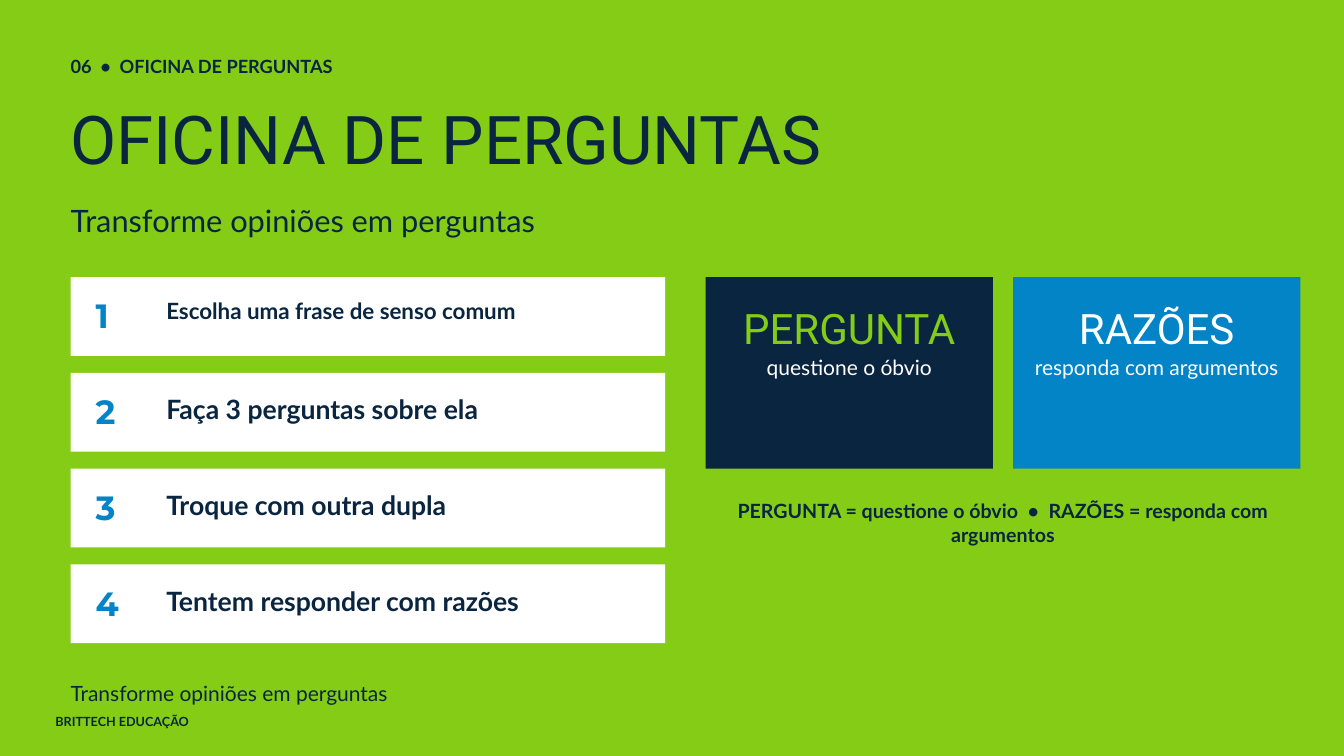
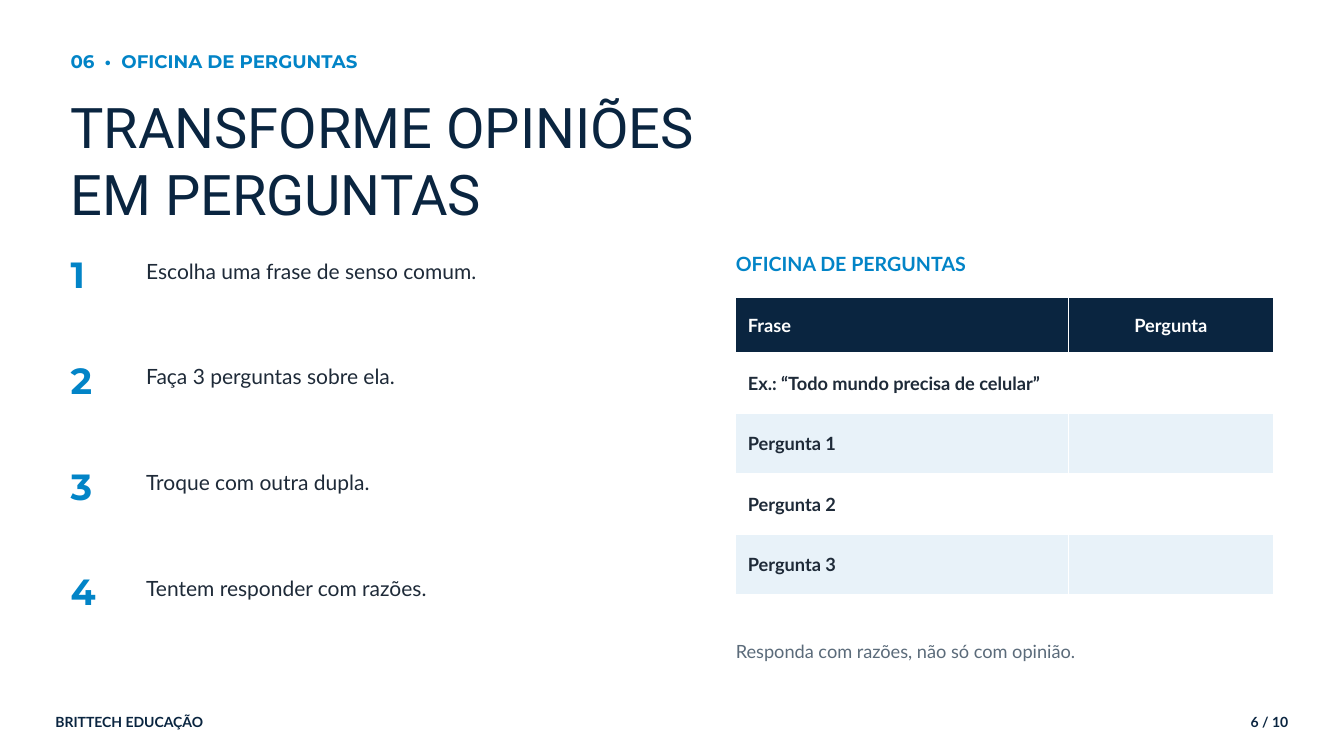
Before and after one commit to thiagollipe-web/brittech-educacao-aulas, a slide deck: slide 6 of ensino-medio/filosofia-1serie-o-que-e-filosofia.pptx. Drawn at 1344x756 pixels with LibreOffice and Linux fonts; fonts in the diff are those of the drawing. Boxes give left, top, right and bottom in pixels: in the first picture for what was removed or moved away, otherwise in the second. Text is boxed around its words. In the diff, an @@ line names an element or a change of style, - is before the commit and + after.

```diff
--- a/ensino-medio/filosofia-1serie-o-que-e-filosofia.pptx
+++ b/ensino-medio/filosofia-1serie-o-que-e-filosofia.pptx
@@ rectangle removed at [0,0,1344,756] @@
@@ text "06 • OFICINA DE PERGUNTAS" at [71,55,358,69]: font Lato to Montserrat, text colour #0A2540 to #0284C7 @@
@@ text at [71,98,693,216]: text changed; size 22 to 40 pt; font Lato to Roboto @@
-Transforme opiniões em perguntas
+TRANSFORME OPINIÕES
+EM PERGUNTAS
@@ text "1": place and size @@
-text "1" at [96,304,109,328]
+text "1" at [71,262,85,288]
@@ text at [146,263,476,279]: text changed; size 16 to 15 pt; text colour #0A2540 to #1E2A38; bold off @@
-Escolha uma frase de senso comum
+Escolha uma frase de senso comum.
@@ text "OFICINA DE PERGUNTAS": place and size @@
-text "OFICINA DE PERGUNTAS" at [71,115,821,165]
+text "OFICINA DE PERGUNTAS" at [736,256,966,271]
@@ text "OFICINA DE PERGUNTAS" at [736,256,966,271]: size 48 to 14 pt, font Roboto to Lato, text colour #0A2540 to #0284C7, bold on; line spacing 1.02 to 1; more space between paragraphs @@
@@ rectangle removed at [71,277,665,356] @@
@@ rectangle removed at [706,277,993,469] @@
@@ table added at [736,297,1273,595], 5 rows, 2 columns @@
+Frase | Pergunta
+Ex.: “Todo mundo precisa de celular” | 
+Pergunta 1 | 
+Pergunta 2 | 
+Pergunta 3 | 
@@ rectangle removed at [1013,277,1301,469] @@
@@ text removed at [743,314,955,379] @@
-PERGUNTA
-questione o óbvio
@@ text removed at [1035,306,1278,379] @@
-RAZÕES
-responda com argumentos
@@ size 24 to 26 pt in 4 elements at [71,262,85,288], [71,579,96,605], [71,474,93,501], [71,368,92,394] @@
@@ text "2": place and size @@
-text "2" at [96,400,116,424]
+text "2" at [71,368,92,394]
@@ rectangle removed at [71,373,665,452] @@
@@ text at [146,368,394,388]: text changed; size 19 to 15 pt; text colour #0A2540 to #1E2A38; bold off @@
-Faça 3 perguntas sobre ela
+Faça 3 perguntas sobre ela.
@@ text "3": place and size @@
-text "3" at [96,496,116,521]
+text "3" at [71,474,93,501]
@@ rectangle removed at [71,469,665,547] @@
@@ text at [146,474,370,494]: text changed; size 19 to 15 pt; text colour #0A2540 to #1E2A38; bold off @@
-Troque com outra dupla
+Troque com outra dupla.
@@ text removed at [738,501,1268,546] @@
-PERGUNTA = questione o óbvio • RAZÕES = responda com argumentos
@@ rectangle removed at [71,565,665,643] @@
@@ text "4": place and size @@
-text "4" at [96,592,119,616]
+text "4" at [71,579,96,605]
@@ text at [146,580,426,600]: text changed; size 19 to 15 pt; text colour #0A2540 to #1E2A38; bold off @@
-Tentem responder com razões
+Tentem responder com razões.
@@ text added at [736,644,1075,661], 13 pt, text #5B6B7A @@
+Responda com razões, não só com opinião.
@@ text removed at [71,685,387,705] @@
-Transforme opiniões em perguntas
@@ text "BRITTECH EDUCAÇÃO" at [55,715,204,730]: size 9 to 10 pt @@
@@ text added at [1251,716,1288,727], 10 pt, text #0A2540, bold @@
+6 / 10
```
Also in this commit, not shown: 3 other slides changed, 6 slides added, 4 slides removed, 4 other files.
